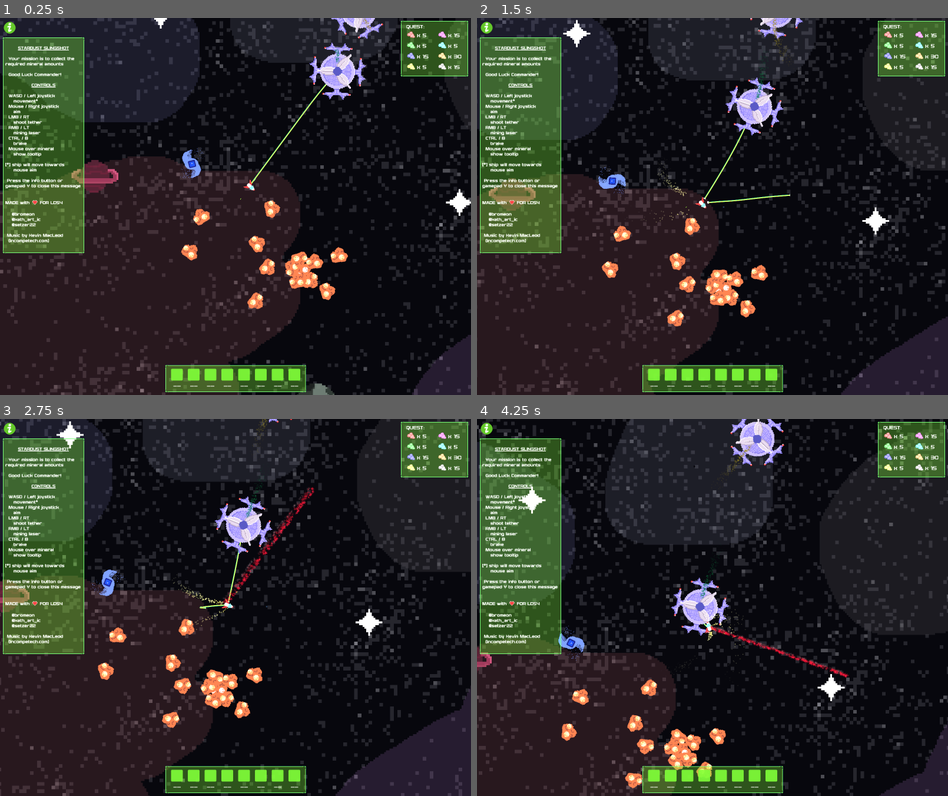
Above: before the commit, frames 1-4 (two rows, left to right).
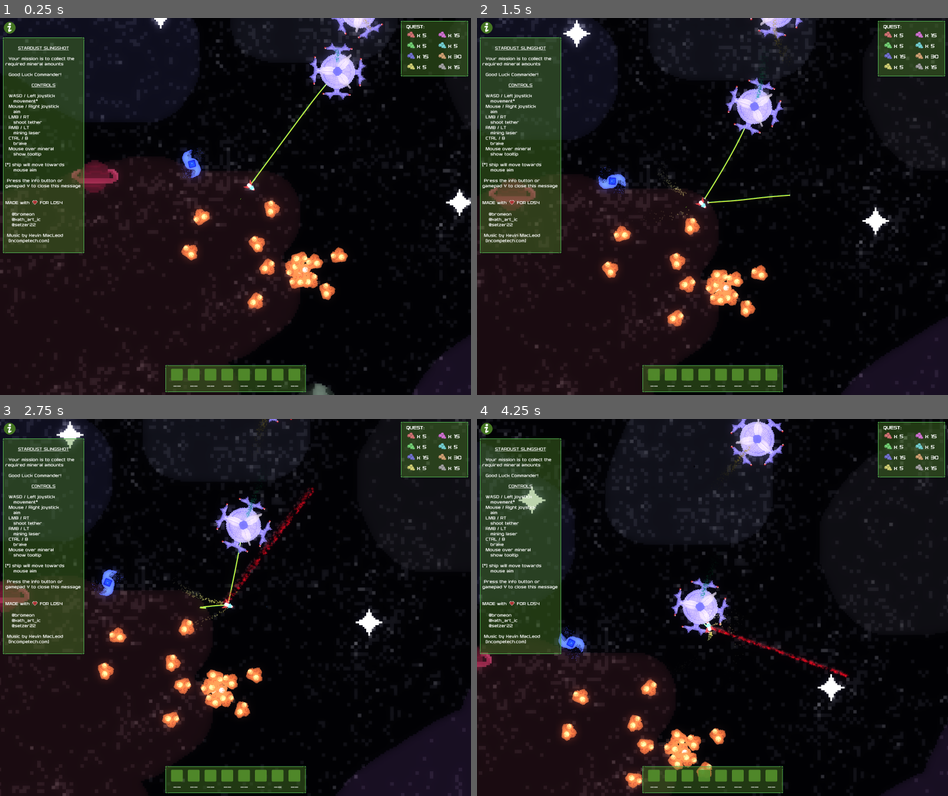
Above: after the commit, the same moments.

Repository: Bromeon/LudumDare54
Game: Godot game, scene res://Scenes/GameViewport/GameViewport2.tscn
Two runs of this game, one before a commit and one after it. Both use one fixed random seed, a clock stepped at 60 frames per second and the inputs below. Before the commit the project starts from res://Scenes/GameViewport/GameViewport.tscn. The engine's default icon, where the game draws it, is replaced by a stand-in: a white triangle on a blue panel in a dark square.
Inputs (mouse positions are in pixels of both pictures, inside the frame that each line leads up to):
- Up to frame 1 (0.25 s): no input
- Up to frame 2 (1.5 s): move the mouse to (816, 187) at 0.52 s; hold D (Right) 0.53-1.28 s; hold Right mouse button (ShootLaser) 0.53-1.28 s; click (816, 187) at 0.67 s; move the mouse to (618, 225) at 1.27 s; hold Ctrl (Brake) from 1.28 s (still down); tap Space (ShootTether) at 1.35 s
- Up to frame 3 (2.75 s): move the mouse to (282, 524) at 2.02 s; release Ctrl (Brake) at 2.03 s; hold D (Right) from 2.03 s (still down); hold Right mouse button (ShootLaser) from 2.03 s (still down)
- Up to frame 4 (4.25 s): move the mouse to (688, 682) at 2.77 s; release D (Right) at 2.78 s; release Right mouse button (ShootLaser) at 2.78 s; hold W (Up) 2.78-3.53 s; tap Space (ShootTether) at 2.85 s; click (688, 682) at 2.92 s; move the mouse to (853, 664) at 3.52 s; hold A (Left) from 3.53 s (still down); hold Right mouse button (ShootLaser) from 3.53 s (still down)

The runs differ from the first frame. In frame 1, 19% of the frame differs, in the area x 0-100%, y 0-100%; in frame 2, 19%; in frame 3, 19%; in frame 4, 20%.

Commit message:
Export shenanigans

Diff:
--- a/Scenes/GameUI/GameUI.tscn
+++ b/Scenes/GameUI/GameUI.tscn
@@ -343,7 +343,7 @@
 Also thanks for playing :)
 
 
-MADE with ♥️ FOR Ludum Dare 54[/center]
+MADE with [img]res://Assets/Sprites/heart.png[/img]️ FOR Ludum Dare 54[/center]
 
 
                                                      @bromeon
--- /dev/null
+++ b/Scenes/GameViewport/BloomRect.tscn
@@ -0,0 +1,21 @@
+[gd_scene load_steps=3 format=3 uid="uid://ujotw1ow1oxc"]
+
+[ext_resource type="Shader" path="res://Scenes/GameViewport/GameViewport2.gdshader" id="1_4lavi"]
+
+[sub_resource type="ShaderMaterial" id="ShaderMaterial_3e0jf"]
+shader = ExtResource("1_4lavi")
+shader_parameter/bloomRadius = 2.0
+shader_parameter/level1Scale = 1.0
+shader_parameter/level2Scale = 2.18
+shader_parameter/level3Scale = 2.7
+shader_parameter/level4Scale = 3.05
+shader_parameter/level5Scale = 0.425
+
+[node name="BloomRect" type="ColorRect"]
+z_index = 4096
+material = SubResource("ShaderMaterial_3e0jf")
+anchors_preset = 15
+anchor_right = 1.0
+anchor_bottom = 1.0
+grow_horizontal = 2
+grow_vertical = 2
--- a/Scenes/GameViewport/GameViewport.gdshader
+++ b/Scenes/GameViewport/GameViewport.gdshader
@@ -1,5 +1,3 @@
-shader_type canvas_item;
-
 uniform float bloomRadius = 1.0;
 uniform float bloomThreshold = 1.0;
 uniform float bloomIntensity = 1.0;
@@ -19,22 +17,22 @@
 	return mix( tA, tB, f.y );
 }
 
-vec3 applyGaussianBlur(sampler2D tex, vec2 uv, vec2 texPixelSize) {
-    float weights[5] = float[](0.227027, 0.1945946, 0.1216216, 0.054054, 0.016216);
-    vec3 color = texture(tex, uv).rgb * weights[0];
-    for (int i = 1; i < 5; ++i) {
-		float ii = float(i);
-        color += texture(tex, uv + vec2(texPixelSize.x * ii, 0.0)).rgb * weights[i];
-        color += texture(tex, uv - vec2(texPixelSize.x * ii, 0.0)).rgb * weights[i];
-        color += texture(tex, uv + vec2(0.0, texPixelSize.y * ii)).rgb * weights[i];
-        color += texture(tex, uv - vec2(0.0, texPixelSize.y * ii)).rgb * weights[i];
+vec3 applyGaussianBlur(sampler2D tex, vec2 uv, vec2 texPixelSize, float blurScale) {
+    float weights[9] = float[](0.000229, 0.005977, 0.060598, 0.241732, 0.382928, 0.241732, 0.060598, 0.005977, 0.000229);
+    vec3 color = texture(tex, uv).rgb * weights[4]; // Center weight
+    for (int i = 1; i <= 4; ++i) {
+        float ii = float(i) * blurScale; // Multiply the index by the blur scale
+        color += texture(tex, uv + vec2(texPixelSize.x * ii, 0.0)).rgb * weights[4 + i];
+        color += texture(tex, uv - vec2(texPixelSize.x * ii, 0.0)).rgb * weights[4 - i];
+        color += texture(tex, uv + vec2(0.0, texPixelSize.y * ii)).rgb * weights[4 + i];
+        color += texture(tex, uv - vec2(0.0, texPixelSize.y * ii)).rgb * weights[4 - i];
     }
     return color;
 }
 
 vec3 GetBloom(sampler2D tex, vec2 uv, vec2 texPixelSize) {
-	vec3 bloom = applyGaussianBlur(tex, uv, texPixelSize * bloomRadius);
-	return bloom;
+    vec3 bloom = applyGaussianBlur(tex, uv, texPixelSize, bloomRadius);
+    return bloom;
 }
 
 float softLight(float a, float b) {
--- a/Scenes/GameViewport/GameViewport.tscn
+++ b/Scenes/GameViewport/GameViewport.tscn
@@ -5,10 +5,8 @@
 [ext_resource type="Script" path="res://Scenes/GameViewport/GameViewport.gd" id="2_4v7x4"]
 
 [sub_resource type="ShaderMaterial" id="ShaderMaterial_70scv"]
+render_priority = 0
 shader = ExtResource("1_6kcds")
-shader_parameter/bloomRadius = 1.505
-shader_parameter/bloomThreshold = 1.0
-shader_parameter/bloomIntensity = 0.285
 
 [node name="GameViewport" type="SubViewportContainer"]
 material = SubResource("ShaderMaterial_70scv")
--- /dev/null
+++ b/Scenes/GameViewport/GameViewport2.gd
@@ -0,0 +1,5 @@
+extends Control
+
+func _ready():
+	var env : Environment = $Main/WorldEnvironment.environment
+	env.glow_enabled = false
--- /dev/null
+++ b/Scenes/GameViewport/GameViewport2.gdshader
@@ -0,0 +1,37 @@
+shader_type canvas_item;
+
+uniform float bloomRadius = 2.0;
+
+uniform float level1Scale = 1.0;
+uniform float level2Scale = 2.9;
+uniform float level3Scale = 5.49;
+uniform float level4Scale = 0.18;
+uniform float level5Scale = 0.4;
+
+uniform sampler2D screen_texture : hint_screen_texture, filter_linear_mipmap;
+
+float softLight(float a, float b) {
+    return (1.0 - 2.0 * b) * a * a + 2.0 * b * a;
+}
+
+vec3 softLightVec(vec3 a, vec3 b) {
+    return vec3(softLight(a.r, b.r), softLight(a.g, b.g), softLight(a.b, b.b));
+}
+
+void fragment() {
+    //vec4 blurry_color = textureLod(screen_texture, SCREEN_UV, bloomRadius);
+
+    vec4 level1 = textureLod(screen_texture, SCREEN_UV, 1.0) * level1Scale;
+    vec4 level2 = textureLod(screen_texture, SCREEN_UV, 2.0) * level2Scale;
+    vec4 level3 = textureLod(screen_texture, SCREEN_UV, 3.0) * level3Scale;
+    vec4 level4 = textureLod(screen_texture, SCREEN_UV, 4.0) * level4Scale;
+    vec4 level5 = textureLod(screen_texture, SCREEN_UV, 5.0) * level5Scale;
+
+    vec3 blurry_color = max(level1.rgb, level2.rgb);
+    blurry_color = max(level2.rgb, level3.rgb);
+    blurry_color = max(blurry_color.rgb, level4.rgb);
+    blurry_color = max(blurry_color.rgb, level5.rgb);
+
+	vec4 color = texture(screen_texture, SCREEN_UV);
+	COLOR.rgb = softLightVec(color.rgb, blurry_color.rgb);
+}
--- /dev/null
+++ b/Scenes/GameViewport/GameViewport2.tscn
@@ -0,0 +1,20 @@
+[gd_scene load_steps=4 format=3 uid="uid://c7iqao1c2r173"]
+
+[ext_resource type="PackedScene" uid="uid://cu50tbbse7fvj" path="res://Scenes/Main/Main.tscn" id="1_cypeh"]
+[ext_resource type="Script" path="res://Scenes/GameViewport/GameViewport2.gd" id="1_jry5i"]
+[ext_resource type="PackedScene" uid="uid://ujotw1ow1oxc" path="res://Scenes/GameViewport/BloomRect.tscn" id="3_nl3dh"]
+
+[node name="Control" type="Control"]
+layout_mode = 3
+anchors_preset = 15
+anchor_right = 1.0
+anchor_bottom = 1.0
+grow_horizontal = 2
+grow_vertical = 2
+script = ExtResource("1_jry5i")
+
+[node name="Main" parent="." instance=ExtResource("1_cypeh")]
+
+[node name="CanvasLayer" type="CanvasLayer" parent="."]
+
+[node name="BloomRect" parent="CanvasLayer" instance=ExtResource("3_nl3dh")]
--- a/project.godot
+++ b/project.godot
@@ -11,7 +11,7 @@
 [application]
 
 config/name="Stardust Slingshot"
-run/main_scene="res://Scenes/GameViewport/GameViewport.tscn"
+run/main_scene="res://Scenes/GameViewport/GameViewport2.tscn"
 config/features=PackedStringArray("4.1", "Forward Plus")
 config/icon="res://Assets/Sprites/Player_V1.png"
 
Not shown, added: Exports/Web/index.apple-touch-icon.png.import
Not shown, added: Exports/Web/index.icon.png.import
Not shown, added: Exports/Web/index.png.import
Not shown, changed: export_presets.cfg
Not shown, changed: Exports/Linux/StardustSlingshot.x86_64
Not shown, changed: Exports/Web.zip
Not shown, added: Exports/Web/_headers
Not shown, added: Exports/Web/index.apple-touch-icon.png
Not shown, added: Exports/Web/index.audio.worklet.js
Not shown, added: Exports/Web/index.html
Not shown, added: Exports/Web/index.icon.png
Not shown, added: Exports/Web/index.js
(and 6 more such lines)
